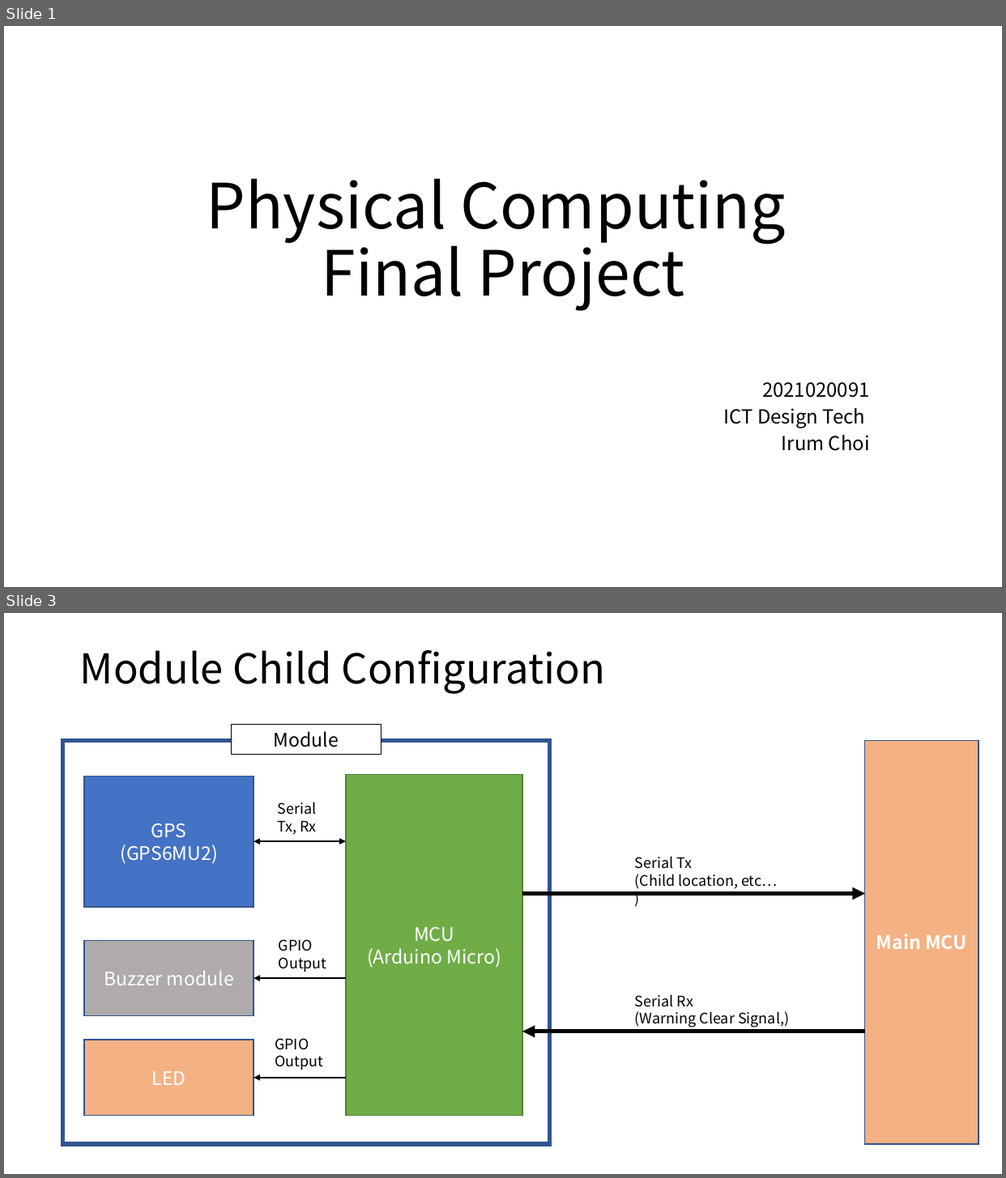
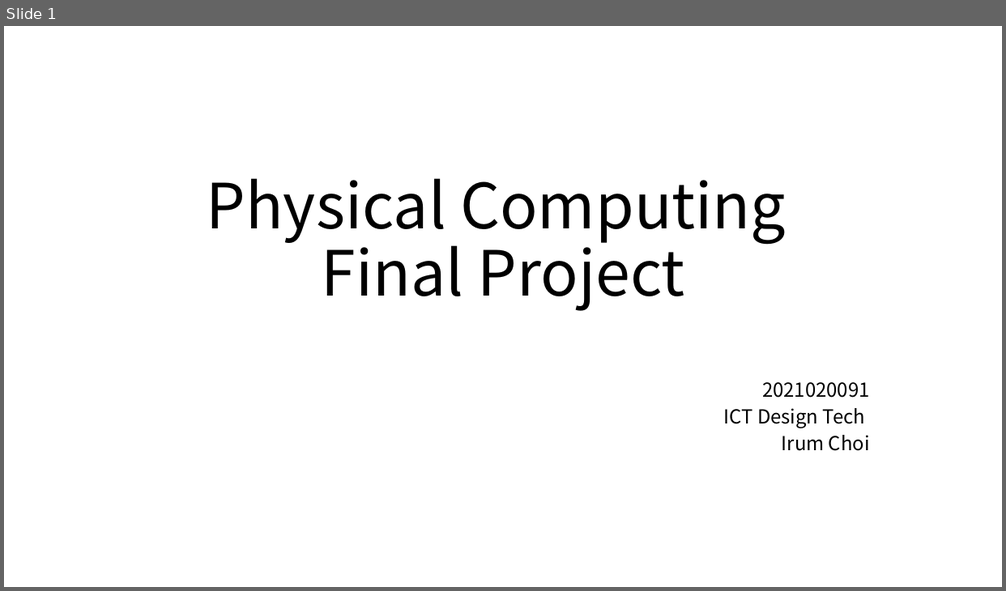
Before and after one commit to kimkyowon/Physical_Computing_Final, a slide deck: Physical_Computing/Documents/Physical Computing_Prototype.pptx. Shown one above the other, each under a label of ours: slides 1 and 3 before the commit, slide 1 after it; the slides between them are not shown. The pictures are 1006x1178 and 1006x591 pixels, drawn with LibreOffice and Linux fonts; fonts in the diff are those of the drawing. Boxes give left, top, right and bottom in pixels: in the first picture for what was removed or moved away, otherwise in the second. Text is boxed around its words. In the diff, an @@ line names an element or a change of style, - is before the commit and + after.

```diff
--- a/Physical_Computing/Documents/Physical Computing_Prototype.pptx
+++ b/Physical_Computing/Documents/Physical Computing_Prototype.pptx
@@ slide 3 removed at box(4, 613, 1002, 1174), background #FFFFFF @@
@@ title removed at box(80, 650, 605, 694) @@
-Module Child Configuration
@@ rectangle removed at box(231, 725, 381, 755) @@
-Module
@@ rectangle removed at box(63, 740, 550, 1144) @@
@@ rectangle removed at box(865, 740, 978, 1144) @@
-Main MCU
@@ rectangle removed at box(84, 776, 253, 907) @@
-GPS
-(GPS6MU2)
@@ rectangle removed at box(346, 775, 522, 1115) @@
-MCU
-(Arduino Micro)
@@ text removed at box(278, 802, 317, 835) @@
-Serial
-Tx, Rx
@@ double arrow removed from (254, 841) to (346, 841) @@
@@ text removed at box(635, 856, 778, 889) @@
-Serial Tx
-(Child location, etc… )
@@ arrow removed from (522, 894) to (865, 894) @@
@@ rectangle removed at box(84, 941, 253, 1016) @@
-Buzzer module
@@ text removed at box(279, 939, 327, 972) @@
-GPIO Output
@@ arrow removed from (346, 978) to (254, 978) @@
@@ text removed at box(635, 995, 789, 1028) @@
-Serial Rx
-(Warning Clear Signal,)
@@ rectangle removed at box(84, 1040, 253, 1115) @@
-LED
@@ text removed at box(275, 1038, 323, 1070) @@
-GPIO Output
@@ arrow removed from (865, 1032) to (522, 1032) @@
@@ arrow removed from (346, 1078) to (254, 1078) @@
```
Also in this commit, not shown: 10 slides added, 3 other slides removed, 17 other files.
